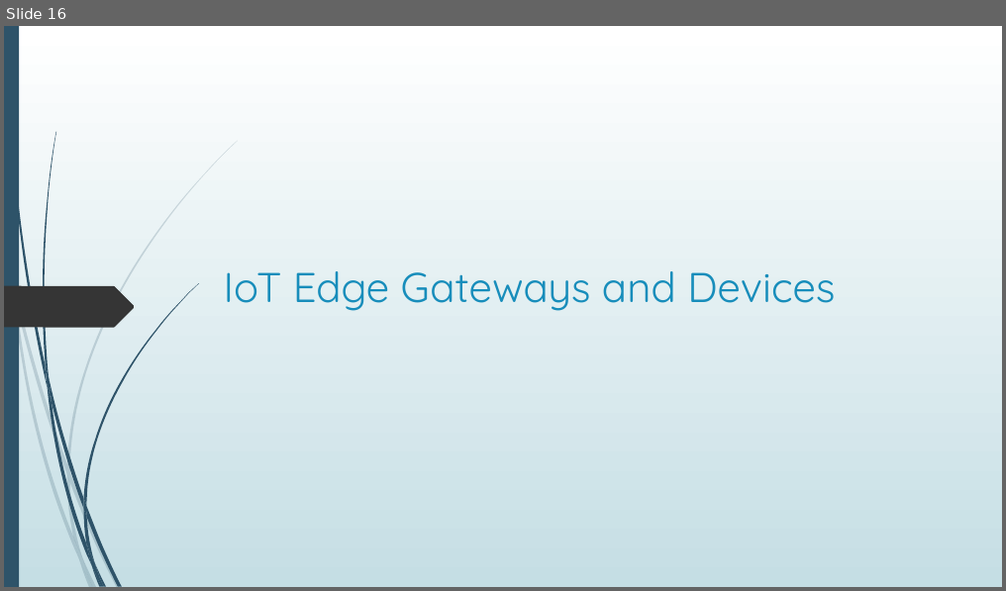
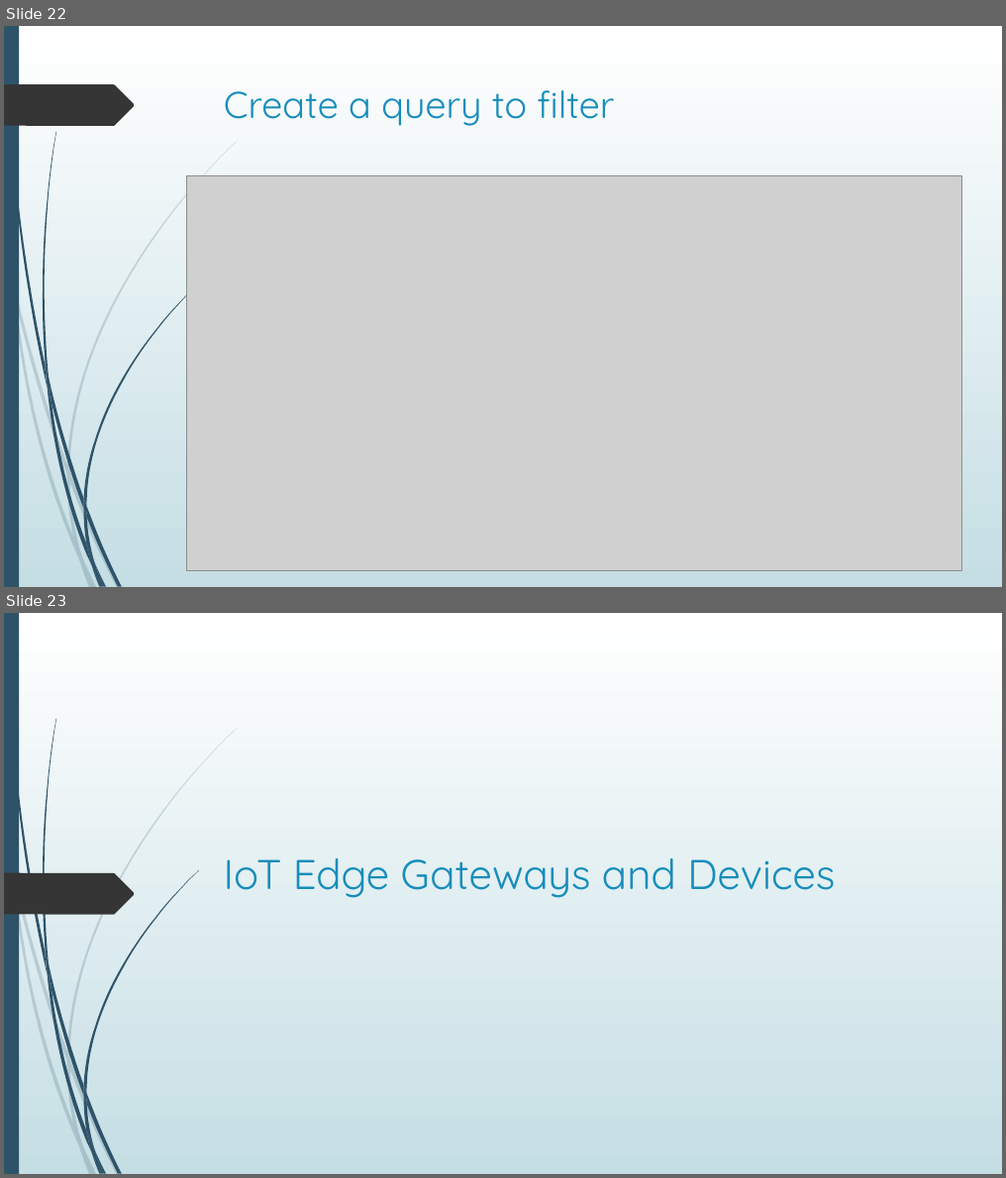
Before and after one commit to blgorman/IntroToIoT, a slide deck: IntroductionToIoT.pptx. Shown one above the other, each under a label of ours: slide 16 before the commit, slides 22 and 23 after it. The pictures are 1006x591 and 1006x1178 pixels, drawn with LibreOffice and Linux fonts; fonts in the diff are those of the drawing; grey boxes stand for pictures. Boxes give left, top, right and bottom in pixels: in the first picture for what was removed or moved away, otherwise in the second. Text is boxed around its words. In the diff, an @@ line names an element or a change of style, - is before the commit and + after.

```diff
--- a/IntroductionToIoT.pptx
+++ b/IntroductionToIoT.pptx
@@ slide 22 added at bbox=[4, 26, 1002, 587], background gradient #FFFFFF to #C5DEE5; not listed: 23 template elements that a slide beside it also shows @@
@@ freeform shape added at bbox=[4, 84, 135, 126], fill #353535 @@
@@ title added at bbox=[224, 90, 614, 126], 36 pt, text #178DBB @@
+Create a query to filter
@@ picture added at bbox=[187, 175, 962, 571] @@
@@ what was slide 16 is now slide 23 @@
```
Also in this commit, not shown: 2 slides changed, 6 other slides added.
